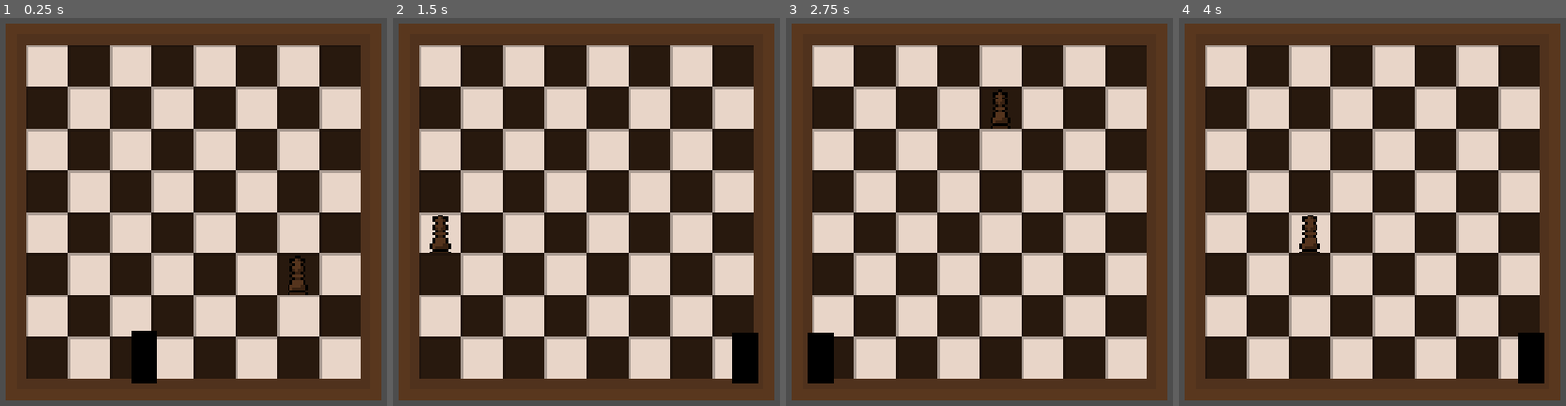
Above: before the commit, frames 1-4 (left to right).
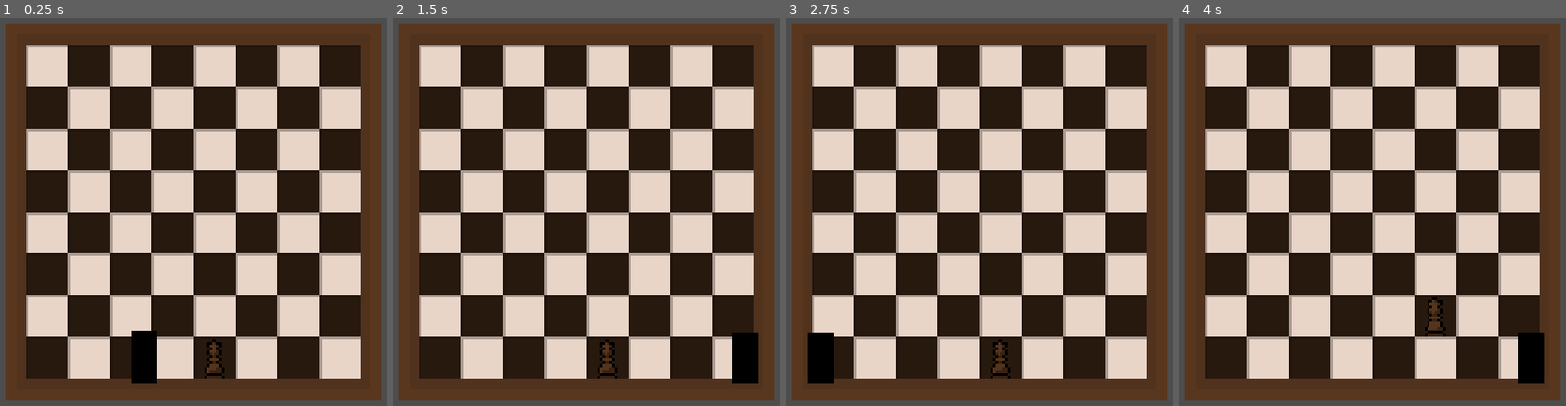
Above: after the commit, the same moments.

Repository: rs-code-hk/chess_gone_rogue
Game: Godot game, scene res://Scenes/game.tscn
The game is run twice, just before and just after one commit, with the same random seed, the same clock (stepped at 60 frames per second) and the same inputs.
Inputs:
- Up to frame 1 (0.25 s): no input
- Up to frame 2 (1.5 s): tap Enter (ui_accept) at 0.5, 0.77 s; hold Right (ui_right) from 0.53 s (still down)
- Up to frame 3 (2.75 s): tap Enter (ui_accept) at 1.52 s; release Right (ui_right) at 2.03 s; hold Left (ui_left) from 2.03 s (still down)
- Up to frame 4 (4 s): release Left (ui_left) at 2.78 s; hold Right (ui_right) from 2.78 s (still down); tap Enter (ui_accept) at 3.02, 3.77 s

The runs differ from the first frame. In frame 1, 0.5% of the frame differs, in the area x 52-80%, y 61-93%; in frame 2, 0.7%, in the area x 9-59%, y 50-93%; in frame 3, 0.5%; in frame 4, 0.7%.

Commit message:
making sure it works properly

Diff:
--- a/chess-gone-rogue/Scenes/king_enemy.gd
+++ b/chess-gone-rogue/Scenes/king_enemy.gd
@@ -8,7 +8,7 @@
 		var range_int_x = randi_range(-1, 1)
 		var range_int_y = randi_range(-1, 1)
 		#moving it by 16 pixals in any direction moves it on spuare that way
-		await get_tree().create_timer(0.001).timeout
+		await get_tree().create_timer(3).timeout
 		var x_movment = range_int_x * 16
 		var y_movment = range_int_y * 16
 		var final_postion_x = x_movment + position.x
